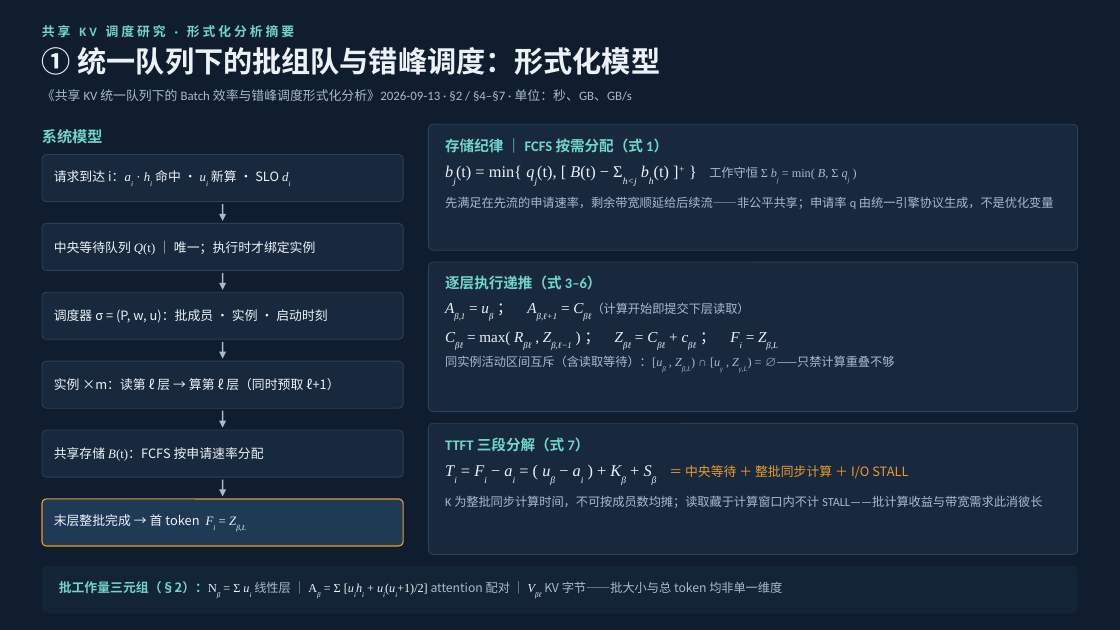
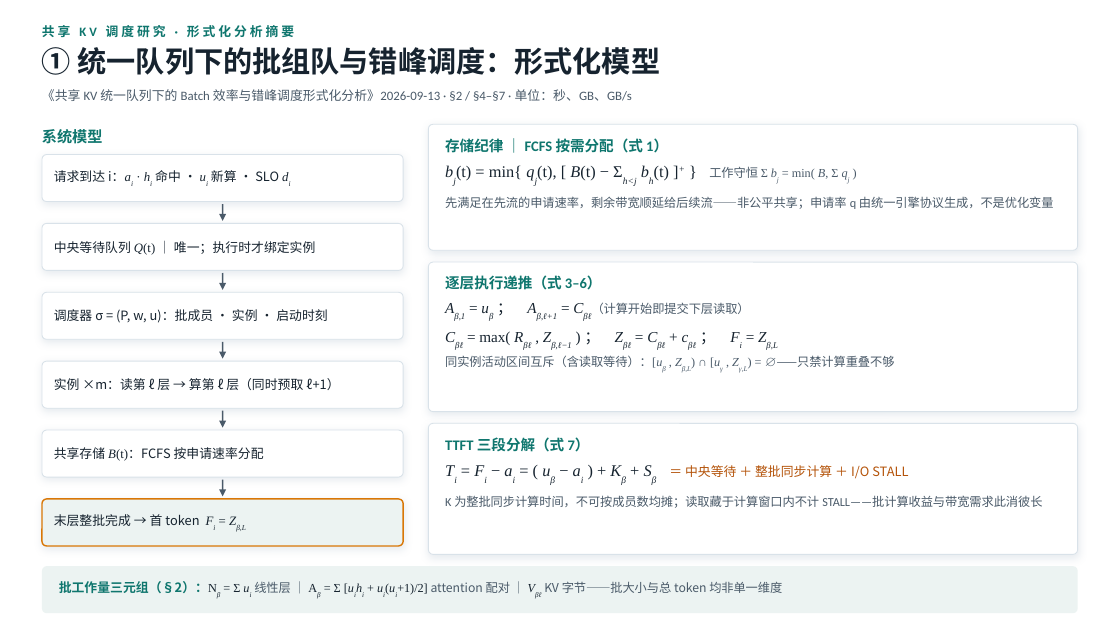
Before and after one commit to QiliangLi/status_aware_network, a slide deck: slide 1 of 共享KV调度形式化分析汇总PPT-20260917.pptx. Drawn at 1120x630 pixels with LibreOffice and Linux fonts; fonts in the diff are those of the drawing. Boxes give left, top, right and bottom in pixels: in the first picture for what was removed or moved away, otherwise in the second. Text is boxed around its words. In the diff, an @@ line names an element or a change of style, - is before the commit and + after.

```diff
--- a/共享KV调度形式化分析汇总PPT-20260917.pptx
+++ b/共享KV调度形式化分析汇总PPT-20260917.pptx
@@ background #0F1D2E to #FFFFFF @@
@@ text "bj(t) = min{ qj(t), [ ..." at (456, 165, 838, 186): text colour #EDF2F7 to #16232F in "bj(t) = min{ qj(t), [ B(t) − ..."; text colour #A8BACC to #4A5A69 in "工作守恒 Σ bj = min( B, Σ ..." @@
@@ arrow (223, 204) - (223, 221): stroke #A8BACC 1.4 pt to #4A5A69 1.4 pt @@
@@ arrow (223, 273) - (223, 290): stroke #A8BACC 1.4 pt to #4A5A69 1.4 pt @@
@@ text "Aβ,1 = uβ ； Aβ,ℓ+1 ..." at (454, 302, 750, 321): text colour #EDF2F7 to #16232F in "Aβ,1 = uβ ； Aβ,ℓ+1 = Cβℓ（计算开始即提交下层读取）"; text colour #A8BACC to #4A5A69 in "Cβℓ（计算开始即提交下层读取）" @@
@@ text colour #EDF2F7 to #16232F in 8 elements at (42, 47, 661, 75), (54, 170, 279, 182), (54, 241, 315, 255), (54, 309, 327, 323), (54, 378, 339, 390), (54, 447, 264, 461), (54, 514, 246, 532), (479, 331, 777, 350) @@
@@ arrow (223, 342) - (223, 359): stroke #A8BACC 1.4 pt to #4A5A69 1.4 pt @@
@@ arrow (223, 411) - (223, 428): stroke #A8BACC 1.4 pt to #4A5A69 1.4 pt @@
@@ fill #18293E to #FFFFFF; outline #2B4159 0.75 pt to #D9E2E9 0.75 pt; shadow on in 8 elements at (42, 155, 403, 202), (42, 223, 403, 271), (42, 292, 403, 339), (42, 361, 403, 408), (42, 430, 403, 477), (429, 124, 1078, 250), (429, 262, 1078, 412), (429, 423, 1078, 555) @@
@@ text colour #6FD6C9 to #0F766E in 5 elements at (42, 25, 294, 37), (42, 129, 103, 144), (445, 138, 668, 153), (445, 275, 602, 290), (445, 437, 590, 452) @@
@@ text "Ti = Fi − ai ..." at (685, 465, 908, 479): text colour #EDF2F7 to #16232F in "Ti = Fi − ai = ( ..."; text colour #E89B2D to #B45309 in "＝ 中央等待 ＋ 整批同步计算 ＋ I/O STALL" @@
@@ rounded rectangle at (42, 499, 403, 546): fill #1E3A54 to #ECF3F2; outline #E89B2D 1 pt to #D97706 1.2 pt; shadow on @@
@@ arrow (223, 480) - (223, 497): stroke #A8BACC 1.4 pt to #4A5A69 1.4 pt @@
@@ text colour #A8BACC to #4A5A69 in 4 elements at (42, 89, 632, 101), (445, 196, 1054, 209), (445, 355, 895, 373), (445, 495, 1042, 508) @@
@@ rounded rectangle at (42, 566, 1078, 613): fill #142437 to #ECF3F2 @@
@@ text "批工作量三元组（§2）：Nβ = Σ ui 线性层 ..." at (59, 581, 782, 595): text colour #6FD6C9 to #0F766E in "批工作量三元组（§2）：Nβ"; text colour #EDF2F7 to #16232F in "批工作量三元组（§2）：Nβ = Σ ui Aβ = Σ ..."; text colour #A8BACC to #4A5A69 in "线性层 ｜ attention 配对 ｜ KV 字节——批大小与总 ..." @@
```
Also in this commit, not shown: 3 other slides changed.
